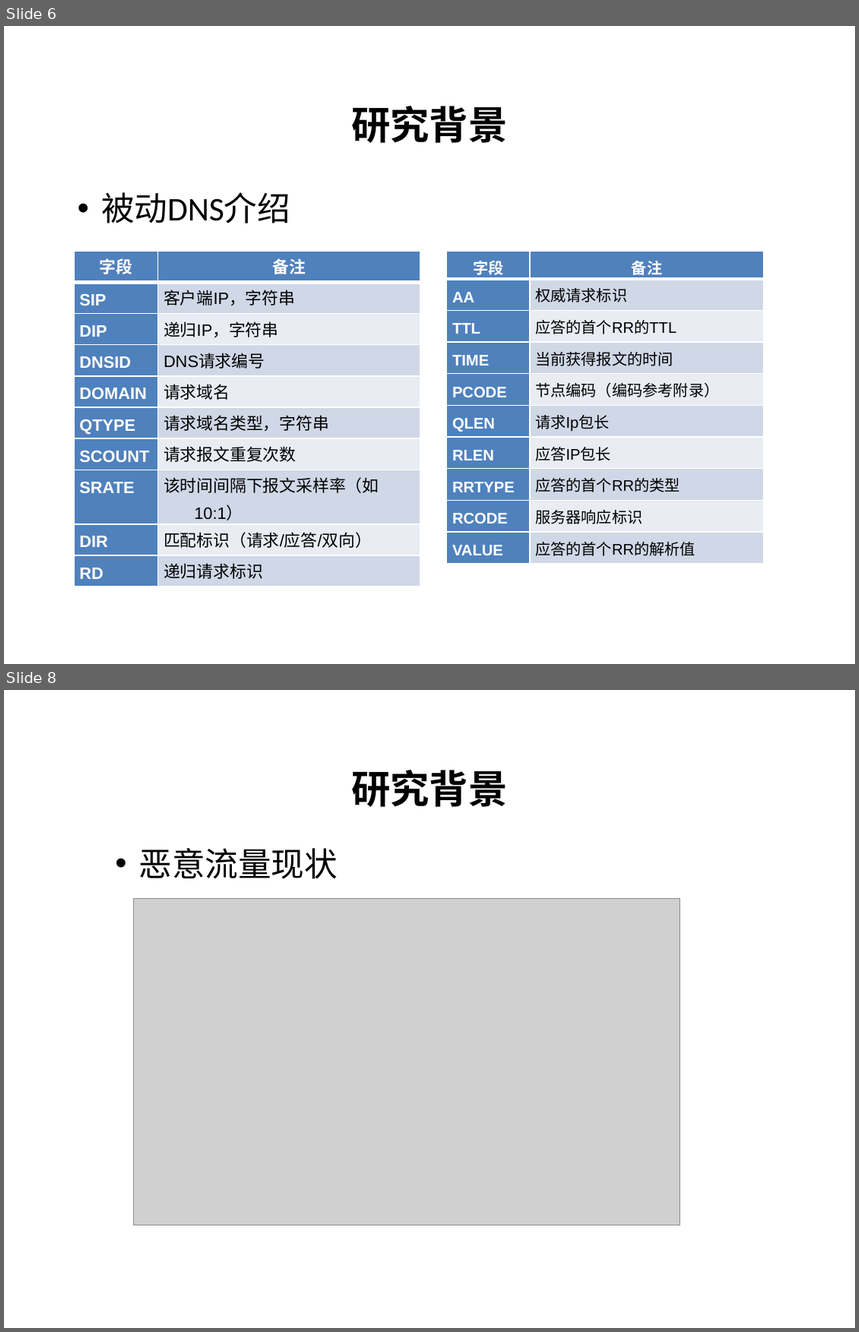
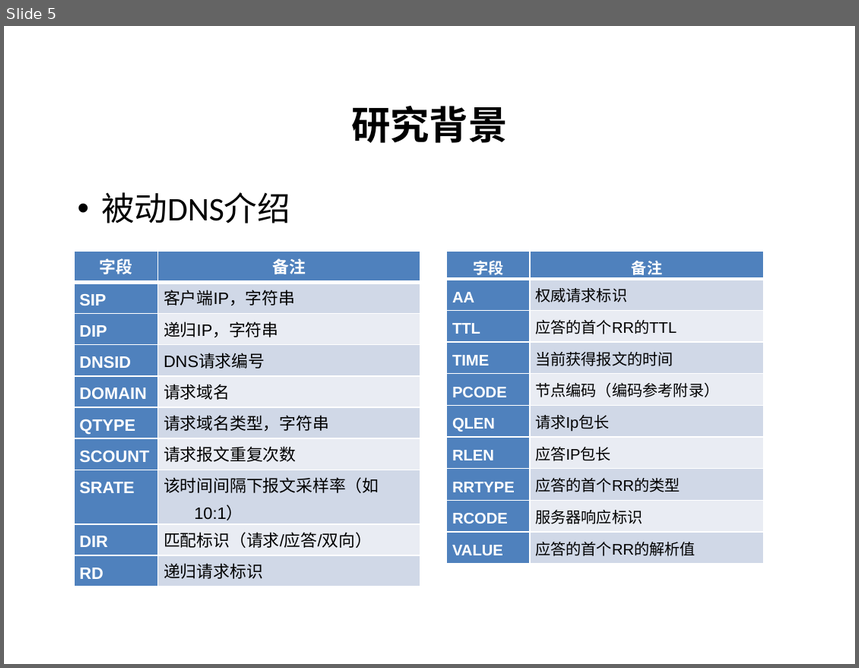
Before and after one commit to pDeathlok/GraduationDesign, a slide deck: 毕业设计_word/最终/恶意域名检测技术研究_答辩.pptx. Shown one above the other, each under a label of ours: slides 6 and 8 before the commit, slide 5 after it; the slides between them are not shown. The pictures are 859x1332 and 859x668 pixels, drawn with LibreOffice and Linux fonts; fonts in the diff are those of the drawing; grey boxes stand for pictures; background and template pictures are left out. Boxes give left, top, right and bottom in pixels: in the first picture for what was removed or moved away, otherwise in the second. Text is boxed around its words. In the diff, an @@ line names an element or a change of style, - is before the commit and + after.

```diff
--- a/毕业设计_word/最终/恶意域名检测技术研究_答辩.pptx
+++ b/毕业设计_word/最终/恶意域名检测技术研究_答辩.pptx
@@ slide 8 removed at [4, 690, 855, 1328], background #FFFFFF @@
@@ title removed at [351, 770, 507, 807] @@
-研究背景
@@ text removed at [139, 848, 338, 879] @@
-• 恶意流量现状
@@ picture removed at [133, 898, 680, 1225] @@
@@ what was slide 6 is now slide 5 @@
```
Also in this commit, not shown: 5 slides changed, 38 slides added, 14 other slides removed, 3 other files.
